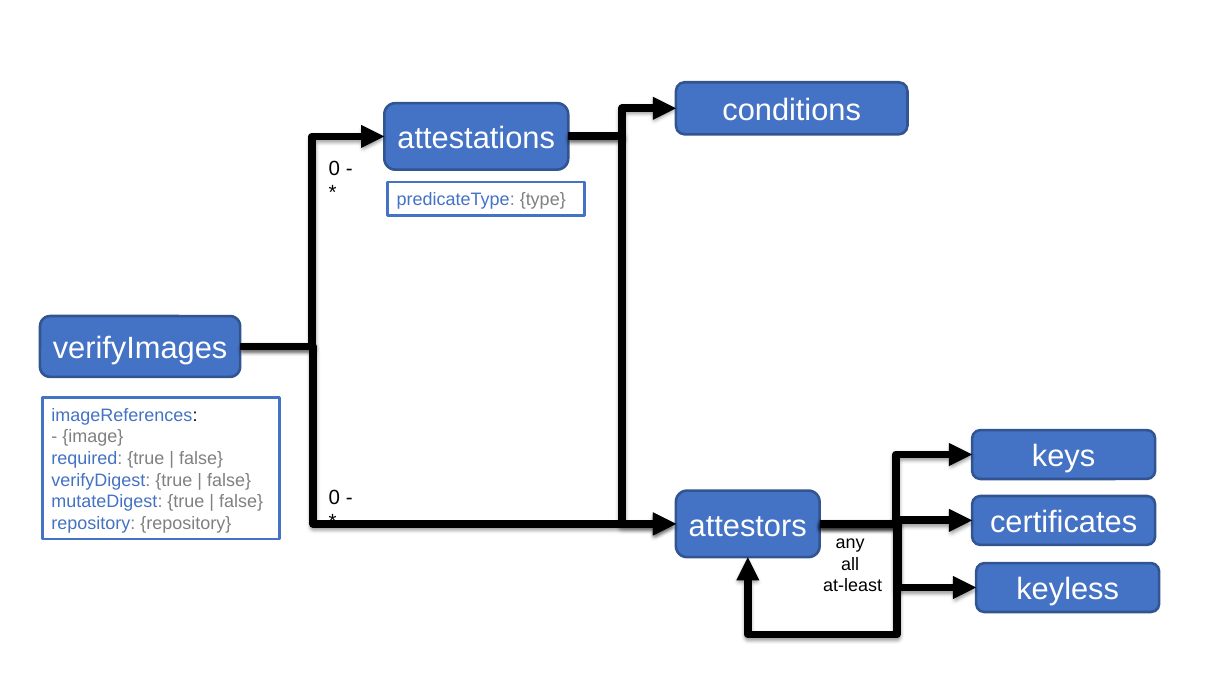
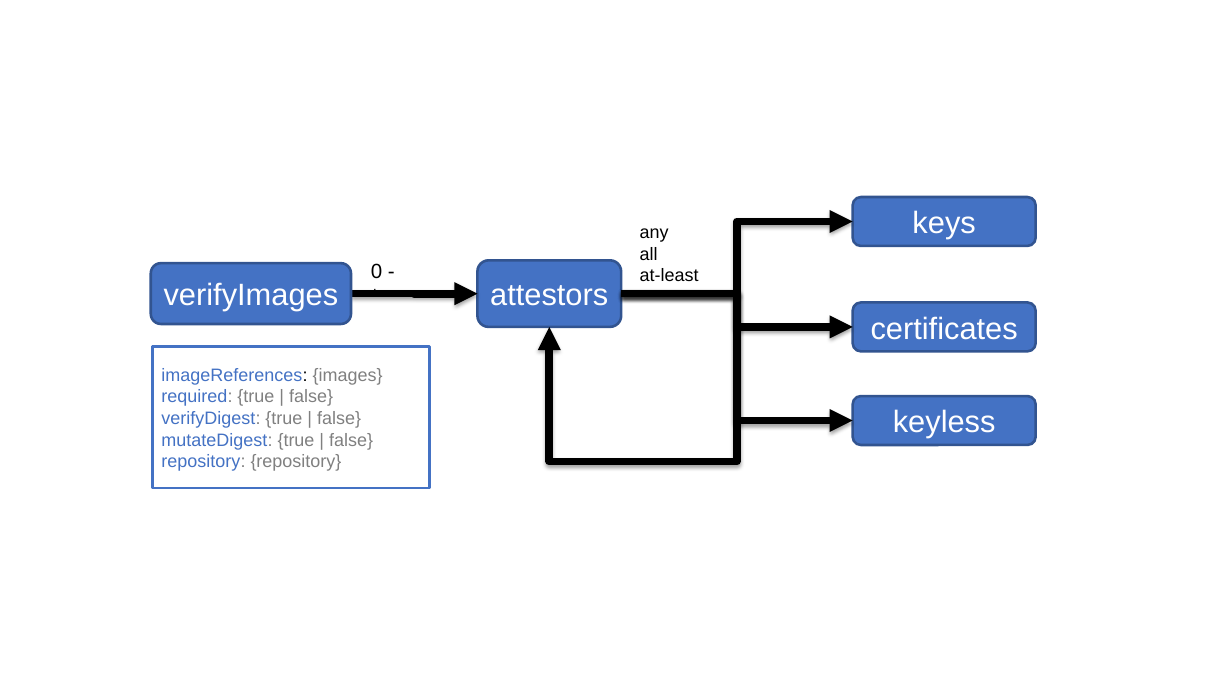
Before and after one commit to kyverno/website, a slide deck: slide 6 of static/images/kyverno_website_graphics.pptx (slide 4 before the commit). Drawn at 1232x693 pixels with LibreOffice and Linux fonts; fonts in the diff are those of the drawing. Boxes give left, top, right and bottom in pixels: in the first picture for what was removed or moved away, otherwise in the second. Text is boxed around its words. In the diff, an @@ line names an element or a change of style, - is before the commit and + after.

```diff
--- a/static/images/kyverno_website_graphics.pptx
+++ b/static/images/kyverno_website_graphics.pptx
@@ rounded rectangle removed at [677,82,909,134] @@
-conditions
@@ rounded rectangle removed at [384,104,568,170] @@
-attestations
@@ elbow arrow removed from (568, 137) to (677, 108) @@
@@ elbow arrow removed from (240, 347) to (384, 137) @@
@@ elbow arrow removed from (568, 137) to (677, 524) @@
@@ text removed at [329,160,340,176] @@
-0 - *
@@ rounded rectangle removed at [387,182,584,216] @@
-predicateType: {type}
@@ rounded rectangle "keys": place and size @@
-rounded rectangle "keys" at [972,430,1155,479]
+rounded rectangle "keys" at [853,197,1036,246]
@@ elbow arrow moved from (820, 524) - (972, 455) to (621, 294) - (853, 222) @@
@@ text "any": place and size @@
-text "any" at [823,538,882,591]
+text "any" at [640,228,699,281]
@@ text "any" at [640,228,699,281]: alignment centre to left @@
@@ rounded rectangle "verifyImages": place and size @@
-rounded rectangle "verifyImages" at [40,316,240,377]
+rounded rectangle "verifyImages" at [151,263,351,324]
@@ text "0 - *": place and size @@
-text "0 - *" at [329,489,340,505]
+text "0 - *" at [371,263,382,279]
@@ rounded rectangle "attestors": place and size @@
-rounded rectangle "attestors" at [677,491,821,557]
+rounded rectangle "attestors" at [478,261,622,327]
@@ elbow arrow moved from (240, 347) - (677, 524) to (351, 294) - (478, 294) @@
@@ elbow arrow moved from (820, 524) - (748, 557) to (621, 294) - (550, 327) @@
@@ elbow arrow moved from (820, 524) - (976, 588) to (621, 294) - (853, 421) @@
@@ elbow arrow moved from (820, 524) - (972, 520) to (621, 294) - (853, 327) @@
@@ rounded rectangle "certificates": place and size @@
-rounded rectangle "certificates" at [972,496,1155,545]
+rounded rectangle "certificates" at [853,302,1036,351]
@@ rectangle "imageReferences: {images}": place and size @@
-rectangle "imageReferences: {images}" at [43,397,280,539]
+rectangle "imageReferences: {images}" at [152,347,430,488]
@@ text in rectangle at [161,368,383,385]: text changed @@
-imageReferences:
-- {image}
+imageReferences: {images}
@@ rounded rectangle "keyless": place and size @@
-rounded rectangle "keyless" at [976,563,1159,612]
+rounded rectangle "keyless" at [853,396,1036,445]
```
Also in this commit, not shown: 4 slides added, 8 other files.
